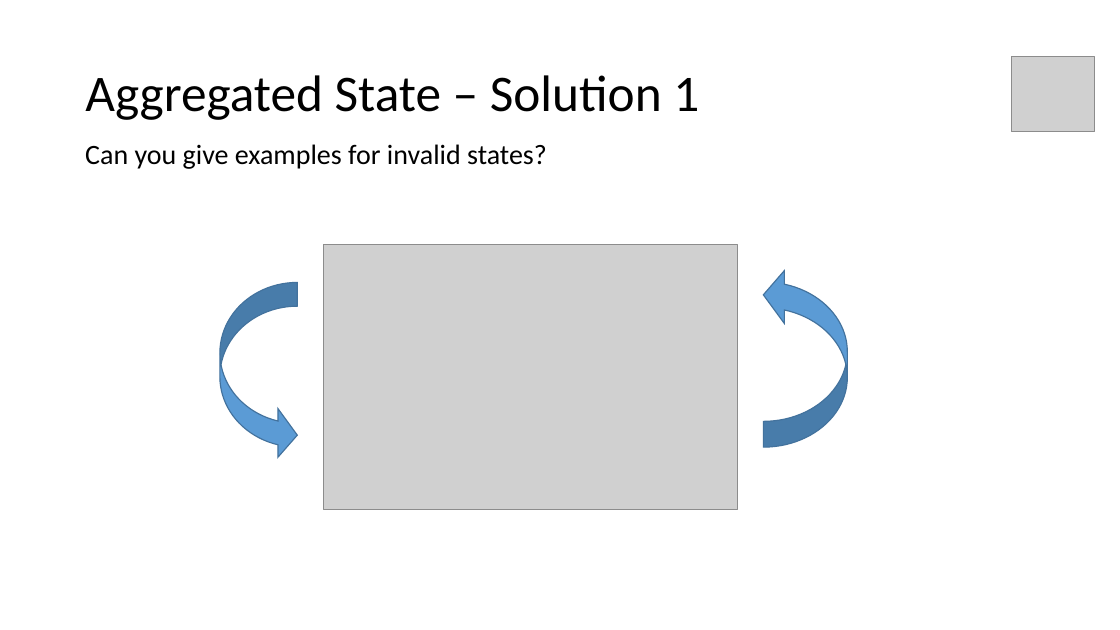
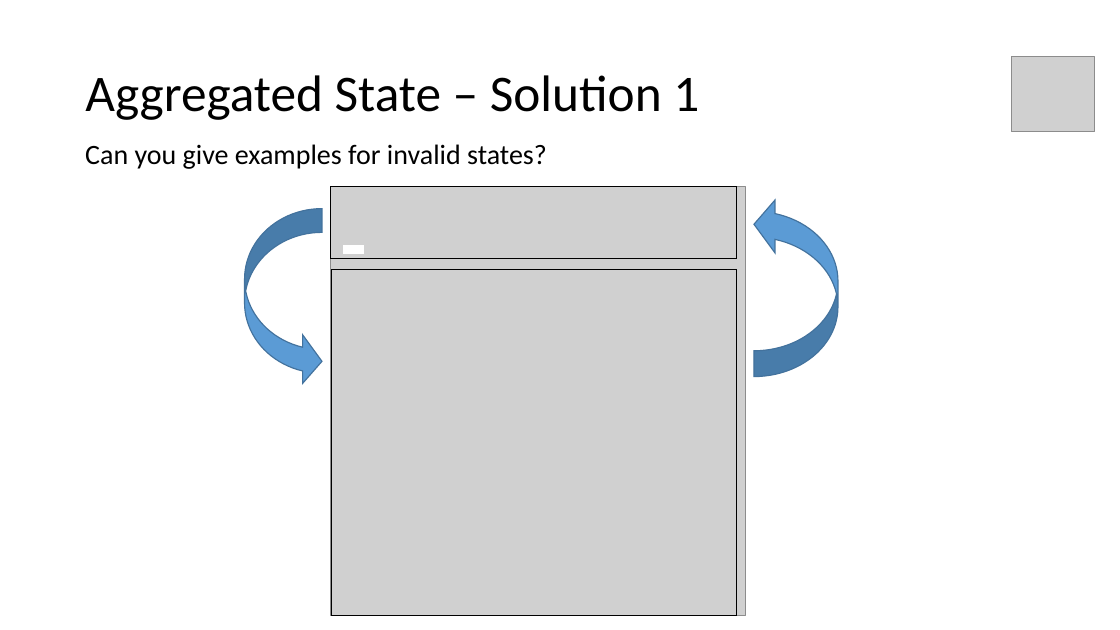
Before and after one commit to stavalfi/presentations, a slide deck: slide 12 of FP in Java 8 - Part 2 - Aggregated State - Strategies/Functional Programming in Java 8 - Part 2 - Aggregated State - Strategies.pptx. Drawn at 1120x630 pixels with LibreOffice and Linux fonts; fonts in the diff are those of the drawing; grey boxes stand for pictures. Boxes give left, top, right and bottom in pixels: in the first picture for what was removed or moved away, otherwise in the second. Text is boxed around its words. In the diff, an @@ line names an element or a change of style, - is before the commit and + after.

```diff
--- a/FP in Java 8 - Part 2 - Aggregated State - Strategies/Functional Programming in Java 8 - Part 2 - Aggregated State - Strategies.pptx
+++ b/FP in Java 8 - Part 2 - Aggregated State - Strategies/Functional Programming in Java 8 - Part 2 - Aggregated State - Strategies.pptx
@@ curved right arrow: place and size @@
-curved right arrow at bbox=[220, 282, 297, 460]
+curved right arrow at bbox=[245, 208, 322, 386]
@@ picture: place and size @@
-picture at bbox=[323, 245, 738, 510]
+picture at bbox=[331, 187, 745, 616]
@@ rectangle added at bbox=[331, 187, 736, 259], outline #000000 1 pt @@
@@ curved right arrow: place and size @@
-curved right arrow at bbox=[764, 269, 848, 448]
+curved right arrow at bbox=[755, 198, 839, 377]
@@ rectangle added at bbox=[344, 245, 363, 254], fill #FFFFFF, outline #FFFFFF 1 pt @@
@@ rectangle added at bbox=[331, 270, 736, 616], outline #000000 1 pt @@
```
Also in this commit, not shown: 5 other slides changed.
